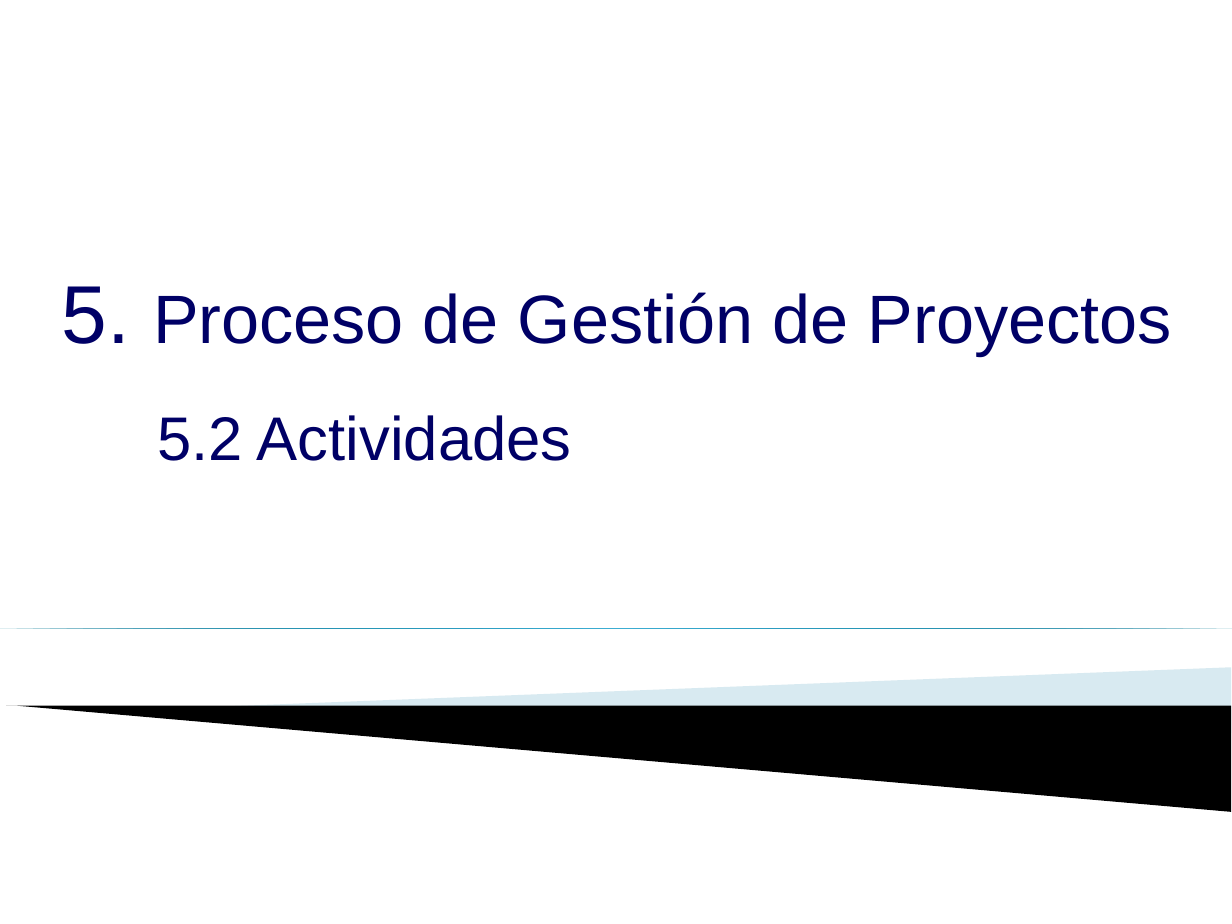
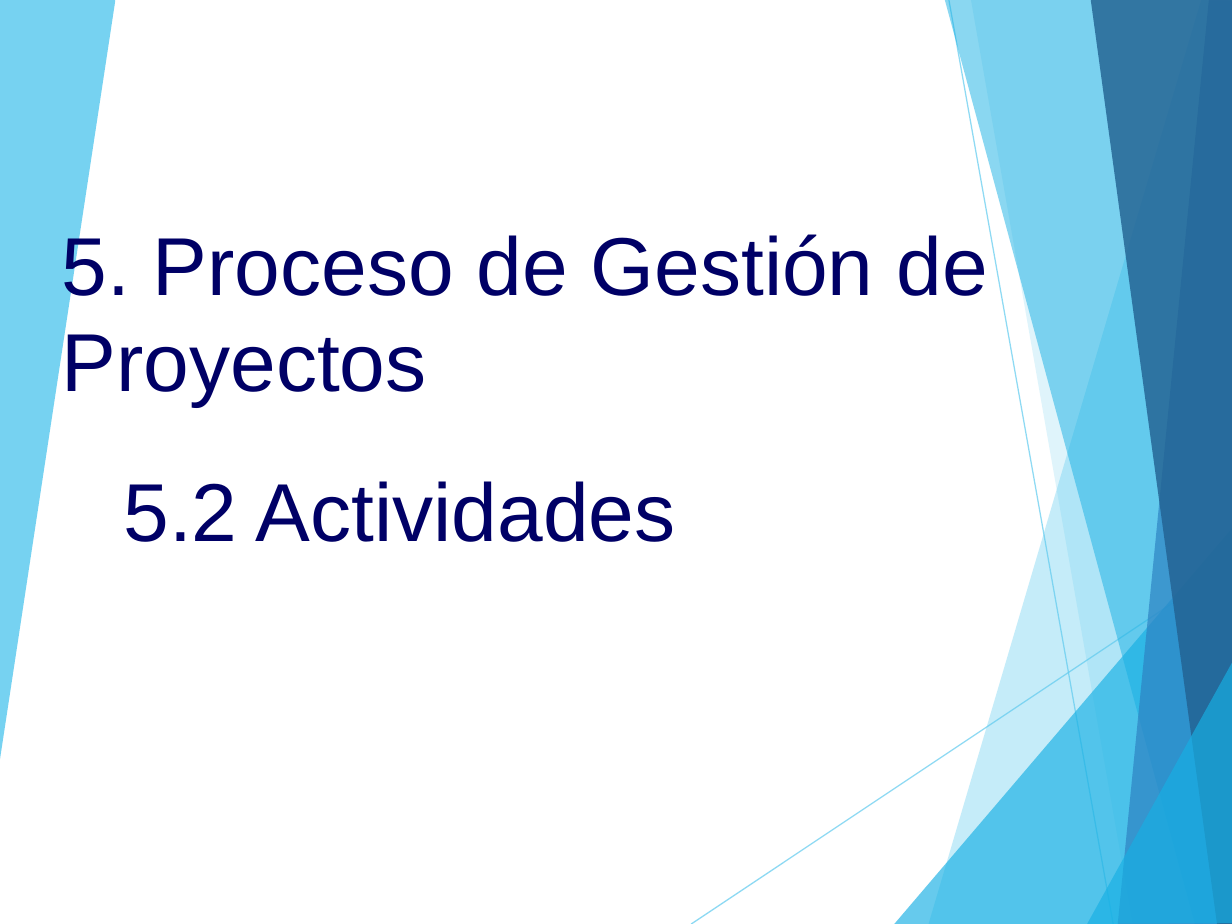
Before and after one commit to alejandro-laban/gps-tracking, a slide deck: slide 26 of Área de proceso PP-PMC/PGPRO_0.1_2015.ppt (slide 27 before the commit). Drawn at 1232x924 pixels with LibreOffice and Linux fonts; fonts in the diff are those of the drawing; background and template pictures are left out. Boxes give left, top, right and bottom in pixels: in the first picture for what was removed or moved away, otherwise in the second. Text is boxed around its words. In the diff, an @@ line names an element or a change of style, - is before the commit and + after.

```diff
--- a/Área de proceso PP-PMC/PGPRO_0.1_2015.ppt
+++ b/Área de proceso PP-PMC/PGPRO_0.1_2015.ppt
@@ group added at (x1=0, y1=0, x2=1232, y2=924): 8 freeform shapes, 2 lines @@
@@ text "5. Proceso de Gestión de ..." moved from (x1=62, y1=286, x2=1172, y2=461) to (x1=62, y1=230, x2=987, y2=542) @@
@@ text "5. Proceso de Gestión de ..." at (x1=62, y1=230, x2=987, y2=542): size 40 to 48 pt in "Proceso de Gestión de Proyectos"; size 36 to 48 pt in "5.2 Actividades"; more space between paragraphs @@
@@ right triangle removed at (x1=0, y1=628, x2=1232, y2=628) @@
@@ freeform shape removed at (x1=228, y1=668, x2=1231, y2=733) @@
@@ freeform shape removed at (x1=6, y1=706, x2=1231, y2=812) @@
```
Also in this commit, not shown: 33 other slides changed, 1 slide added, 2 slides removed, 29 other files.
